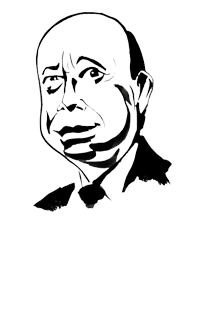
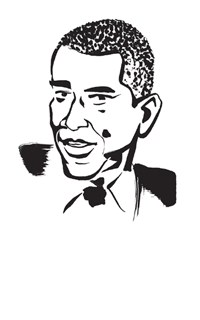
Layers edited between the first and the second 200px x 320px image:
showed "03" over [18, 12, 177, 222]
hid "09" over [18, 12, 177, 222]
